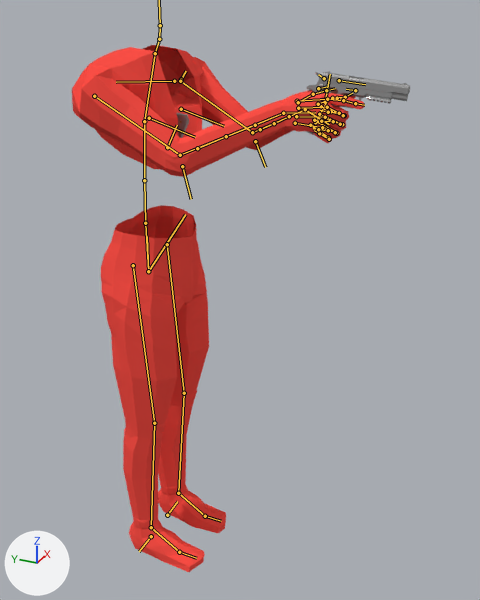
One commit to the Blender file BlenderSource/Human_PistolAnimations.blend: the scene before it, then after it.
The view is the same before and after, from a 50 mm camera at (-1.607, -1.004, 1.782) aimed at (0.047, -0.259, 0.955). Arrows for +X, +Y and +Z are at lower left; the lights stay in place. Both versions are drawn at frame 68 of the action 'metarigAction'; the numbers are the values there. The bones that bend it are drawn over the model as lines.

Objects in the first picture: 'Arms', 'Cube', 'Legs'.
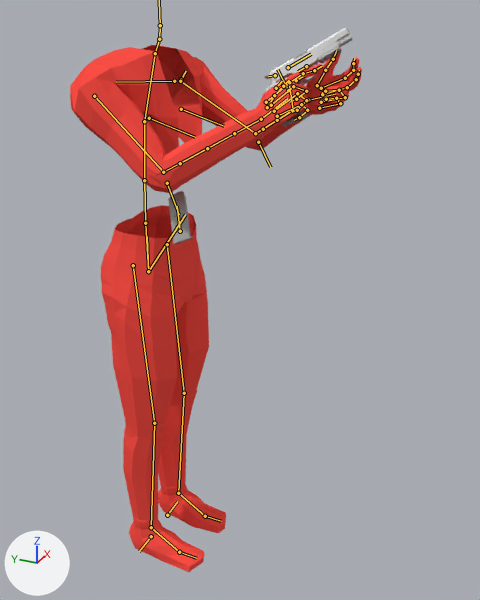
Where the change shows, as pixel boxes [x1, y1, x2, y2] in the pictures (480 x 600 px):
'Arms', posed (12% taller)
    before: [72, 45, 364, 177]
    after: [70, 45, 362, 193]
'Cube', posed
    before: [176, 71, 410, 138]
    after: [168, 27, 352, 245]
bone 'f_index.01.L', root to tip
    before: (344, 115) to (343, 115)
    after: (345, 78) to (353, 70)
bone 'f_index.02.L', root to tip
    before: (343, 115) to (331, 111)
    after: (353, 70) to (353, 63)
bone 'thumb.01.L', root to tip
    before: (318, 104) to (332, 98)
    after: (317, 85) to (325, 70)
bone 'f_middle.01.L', root to tip
    before: (342, 124) to (340, 124)
    after: (347, 87) to (356, 79)
bone 'f_middle.02.L', root to tip
    before: (340, 124) to (330, 120)
    after: (356, 79) to (358, 74)
bone 'f_ring.01.L', root to tip
    before: (336, 133) to (335, 132)
    after: (345, 97) to (339, 90)
bone 'f_ring.02.L', root to tip
    before: (335, 132) to (324, 128)
    after: (339, 90) to (325, 91)
bone 'f_ring.03.L', root to tip
    before: (324, 128) to (320, 126)
    after: (325, 91) to (321, 93)
bone 'f_pinky.01.L', root to tip
    before: (328, 137) to (329, 139)
    after: (340, 103) to (336, 98)
bone 'f_pinky.03.L', root to tip
    before: (319, 133) to (314, 130)
    after: (326, 99) to (323, 101)

The change, as a list of edits to the scene's bpy script:
```text
Change bone_f_index_01_l:
    where bone_f_index_01_l = bpy.data.objects['metarig'].pose.bones['f_index.01.L']  # child of 'palm.01.L'
    bone_f_index_01_l.rotation_quaternion: (0.905, -0.424, -0.014, 0.03) -> (0.975, -0.11, -0.004, 0.008)  # degrees (-50, 0, 4) -> degrees (-13, 0, 1)
Change bone_f_index_02_l:
    where bone_f_index_02_l = bpy.data.objects['metarig'].pose.bones['f_index.02.L']  # child of 'f_index.01.L'
    bone_f_index_02_l.rotation_quaternion: (0.911, -0.412, 0.0, 0.0) -> (0.977, -0.107, 0.0, 0.0)  # degrees (-49, 0, 0) -> degrees (-12, 0, 0)
Change bone_thumb_01_l:
    where bone_thumb_01_l = bpy.data.objects['metarig'].pose.bones['thumb.01.L']  # child of 'hand.L'
    bone_thumb_01_l.rotation_quaternion: (0.953, -0.112, 0.279, -0.031) -> (0.987, -0.079, 0.072, 0.032)  # degrees (-16, 32, -8) -> degrees (-9, 9, 3)
Change bone_f_middle_01_l:
    where bone_f_middle_01_l = bpy.data.objects['metarig'].pose.bones['f_middle.01.L']  # child of 'palm.02.L'
    bone_f_middle_01_l.rotation_quaternion: (0.888, -0.46, 0.0, 0.0) -> (0.971, -0.119, 0.0, 0.0)  # degrees (-55, 0, 0) -> degrees (-14, 0, 0)
Change bone_f_middle_02_l:
    where bone_f_middle_02_l = bpy.data.objects['metarig'].pose.bones['f_middle.02.L']  # child of 'f_middle.01.L'
    bone_f_middle_02_l.rotation_quaternion: (0.945, -0.326, 0.0, 0.0) -> (0.986, -0.084, 0.0, 0.0)  # degrees (-38, 0, 0) -> degrees (-10, 0, 0)
Change bone_f_ring_01_l:
    where bone_f_ring_01_l = bpy.data.objects['metarig'].pose.bones['f_ring.01.L']  # child of 'palm.03.L'
    bone_f_ring_01_l.rotation_quaternion: (0.913, -0.408, 0.001, -0.003) -> (0.862, -0.493, 0.001, -0.002)  # degrees (-48, 0, 0) -> degrees (-60, 0, 0)
Change bone_f_ring_02_l:
    where bone_f_ring_02_l = bpy.data.objects['metarig'].pose.bones['f_ring.02.L']  # child of 'f_ring.01.L'
    bone_f_ring_02_l.rotation_quaternion: (0.948, -0.317, 0.0, 0.0) -> (0.857, -0.47, 0.0, 0.0)  # degrees (-37, 0, 0) -> degrees (-57, 0, 0)
Change bone_f_ring_03_l:
    where bone_f_ring_03_l = bpy.data.objects['metarig'].pose.bones['f_ring.03.L']  # child of 'f_ring.02.L'
    bone_f_ring_03_l.rotation_quaternion: (1.0, 0.017, 0.0, 0.0) -> (0.887, -0.275, 0.0, 0.0)  # degrees (2, 0, 0) -> degrees (-34, 0, 0)
Change bone_f_pinky_01_l:
    where bone_f_pinky_01_l = bpy.data.objects['metarig'].pose.bones['f_pinky.01.L']  # child of 'palm.04.L'
    bone_f_pinky_01_l.rotation_quaternion: (0.963, -0.27, 0.006, -0.021) -> (0.891, -0.413, 0.014, -0.026)  # degrees (-31, 0, -3) -> degrees (-50, 0, -3)
Change bone_f_pinky_03_l:
    where bone_f_pinky_03_l = bpy.data.objects['metarig'].pose.bones['f_pinky.03.L']  # child of 'f_pinky.02.L'
    bone_f_pinky_03_l.rotation_quaternion: (1.0, -0.015, 0.0, 0.0) -> (0.887, -0.294, 0.0, 0.0)  # degrees (-2, 0, 0) -> degrees (-37, 0, 0)
Change bone_weaponroot:
    where bone_weaponroot = bpy.data.objects['metarig'].pose.bones['WeaponRoot']  # child of 'aimRoot'
    bone_weaponroot.location: (-0.001, 0.287, -0.004) -> (-0.008, 0.19, 0.016)
    bone_weaponroot.rotation_quaternion: (0.967, -0.047, -0.078, 0.029) -> (0.887, 0.291, -0.211, 0.131)  # degrees (-6, -9, 4) -> degrees (34, -29, 8)
Change bone_weaponhand_l:
    where bone_weaponhand_l = bpy.data.objects['metarig'].pose.bones['WeaponHand.L']  # child of 'WeaponHolder'
    bone_weaponhand_l.location: (0.036, -0.123, -0.027) -> (-0.005, -0.027, -0.006)
    bone_weaponhand_l.rotation_quaternion: (0.978, -0.161, -0.032, -0.128) -> (0.937, -0.251, -0.06, -0.208)  # degrees (-18, -6, -14) -> degrees (-28, -13, -22)
```
